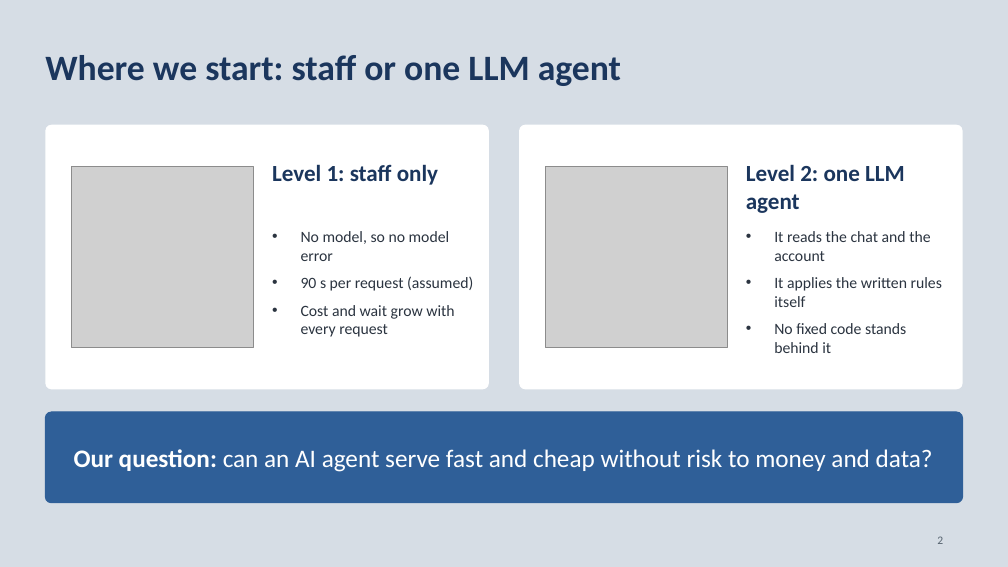
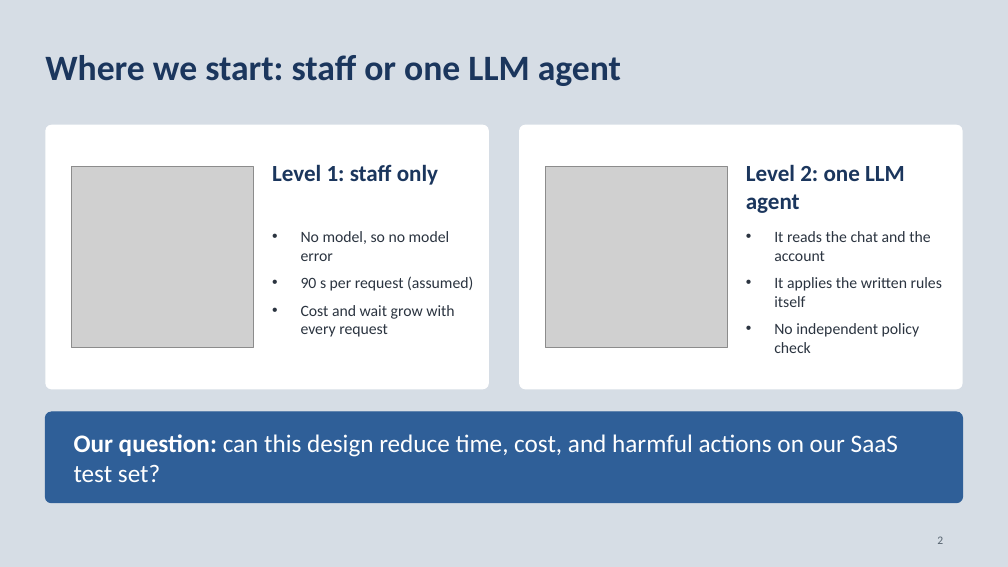
Before and after one commit to neilonthesky/english-presentation, a slide deck: slide 2 of slides/deck.pptx. Drawn at 1008x567 pixels with LibreOffice and Linux fonts; fonts in the diff are those of the drawing; grey boxes stand for pictures. Boxes give left, top, right and bottom in pixels: in the first picture for what was removed or moved away, otherwise in the second. Text is boxed around its words. In the diff, an @@ line names an element or a change of style, - is before the commit and + after.

```diff
--- a/slides/deck.pptx
+++ b/slides/deck.pptx
@@ text at [774, 323, 920, 353]: text changed @@
-• No fixed code stands behind it
+• No independent policy check
@@ text in rounded rectangle at [74, 434, 898, 482]: text changed @@
-Our question: can an AI agent serve fast and cheap without risk to money and data?
+Our question: can this design reduce time, cost, and harmful actions on our SaaS test set?
```
Also in this commit, not shown: 12 other slides changed, 1 slide added, 1 other file.
